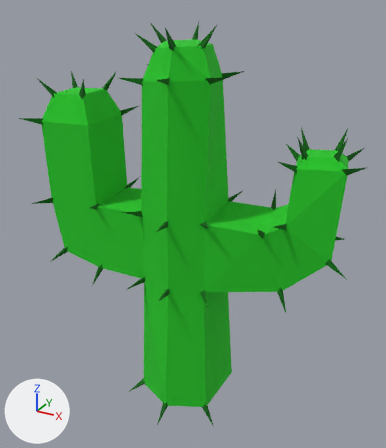
The glTF model assets/models/cactus.glb as it was, and as the next commit left it.
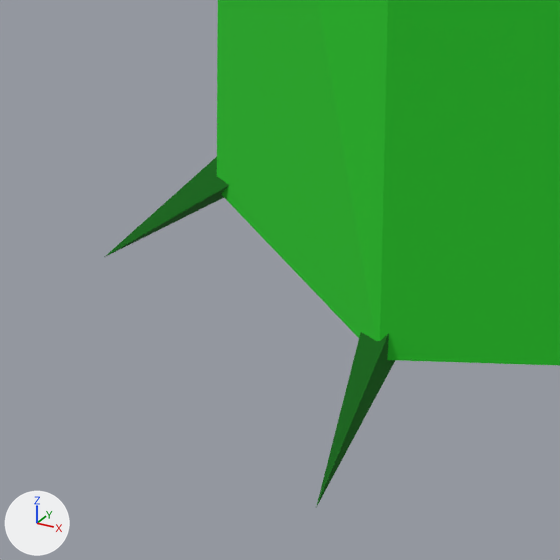
The first picture shows the older version from a 50 mm lens placed at (1.84, -3.24, 2.91), pointed at (0.04, 0.04, 1.28). The close-ups show both versions on the part from 30% to 49% of the width and 80% to 97% of the height of that picture; other places that the commit changed are outside them. Lighting does not change. The marker at lower left points along +X, +Y and +Z. Objects named as collision shapes, trigger or cutter boxes, shadow casters or lower levels of detail are left out. Where no turn or scale is listed for an object, it has been applied to the vertices. Vertices at the same position are counted once.

Objects in the first close-up: 'cactus'.
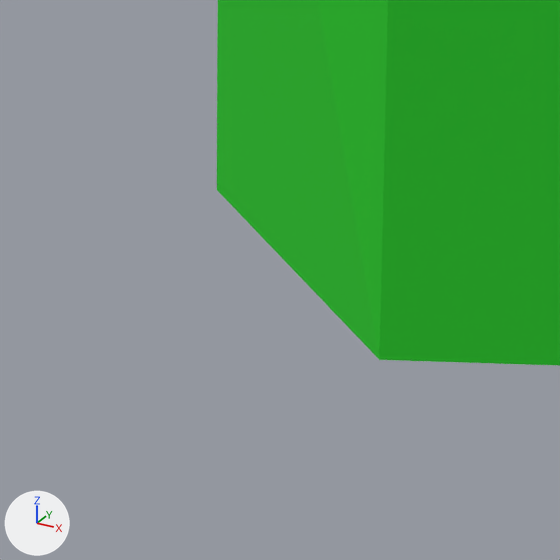
The newer file is also rescaled (x0.763) as a whole; pictures and numbers use the older file's frame.

Where the change shows, as pixel boxes (x1, y1, x2, y2) in the close-ups (560 x 560 px):
```json
{"object": "cactus", "change": "reshaped", "before": [105, 0, 560, 507], "after": [217, 0, 560, 366]}
{"part": 1, "of": "me_cone", "change": "deleted", "before": [105, 157, 229, 257], "on screen": "green"}
{"part": 2, "of": "me_cone", "change": "deleted", "before": [316, 332, 395, 507], "on screen": "green"}
```

Edits to the scene script, one JSON object a line:
```json
{"block": "me_cone", "where": "me_cone.from_pydata(...)  # 290 vertices, 348 faces; spans x -1.0..1.49, y -0.25..0.8, z -1.14..1.84"}
{"block": "me_cone", "where": "# used by ob_cactus; location = (-0.221, -0.27, 0.877)"}
{"block": "me_cone", "change": "me_cone part 1: the loose piece of 4 vertices spanning x -0.19..-0.02, y -0.04..0.07, z -1.14..-0.99 is deleted"}
{"block": "me_cone", "change": "me_cone part 2: the loose piece of 4 vertices spanning x 0.2..0.25, y -0.25..-0.06, z -1.14..-0.99 is deleted"}
```
